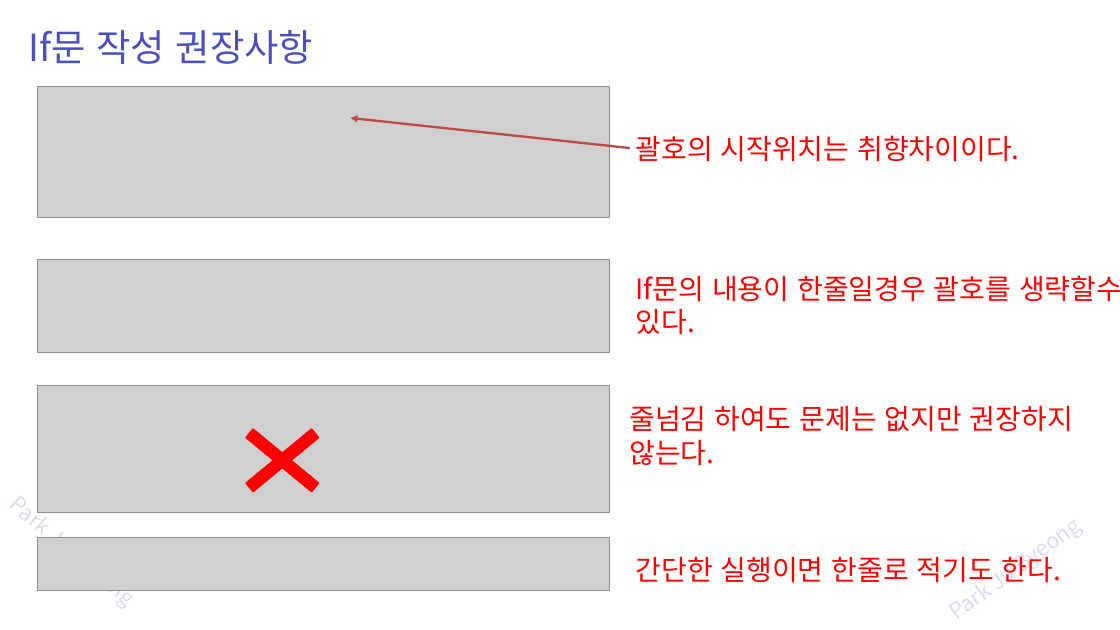
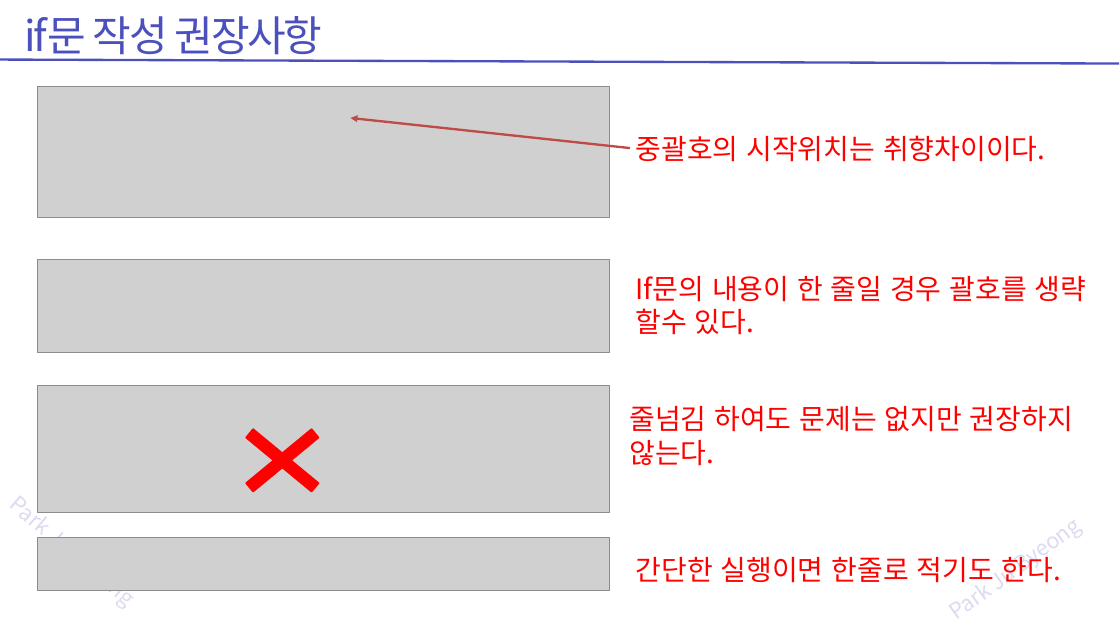
Before and after one commit to zest132/JavaLecture, a slide deck: slide 8 of JavaLecture/LectureFile/java 3강 조건문.pptx. Drawn at 1120x630 pixels with LibreOffice and Linux fonts; fonts in the diff are those of the drawing; grey boxes stand for pictures. Boxes give left, top, right and bottom in pixels: in the first picture for what was removed or moved away, otherwise in the second. Text is boxed around its words. In the diff, an @@ line names an element or a change of style, - is before the commit and + after.

```diff
--- a/JavaLecture/LectureFile/java 3강 조건문.pptx
+++ b/JavaLecture/LectureFile/java 3강 조건문.pptx
@@ text at <box>24,16,323,62</box>: text changed; size 48 to 54 pt @@
-If문 작성 권장사항
+if문 작성 권장사항
@@ line added from (1119, 63) to (0, 59), #4C50BC 3 pt @@
@@ text at <box>636,135,1045,162</box>: text changed @@
-괄호의 시작위치는 취향차이이다.
+중괄호의 시작위치는 취향차이이다.
@@ text at <box>635,276,1087,335</box>: spaces changed @@
-If문의 내용이 한줄일경우 괄호를 생략할수 있다.
+If문의 내용이 한 줄일 경우 괄호를 생략 할수 있다.
```
Also in this commit, not shown: 35 other slides changed, 4 slides added, 3 slides removed, 5 other files.
